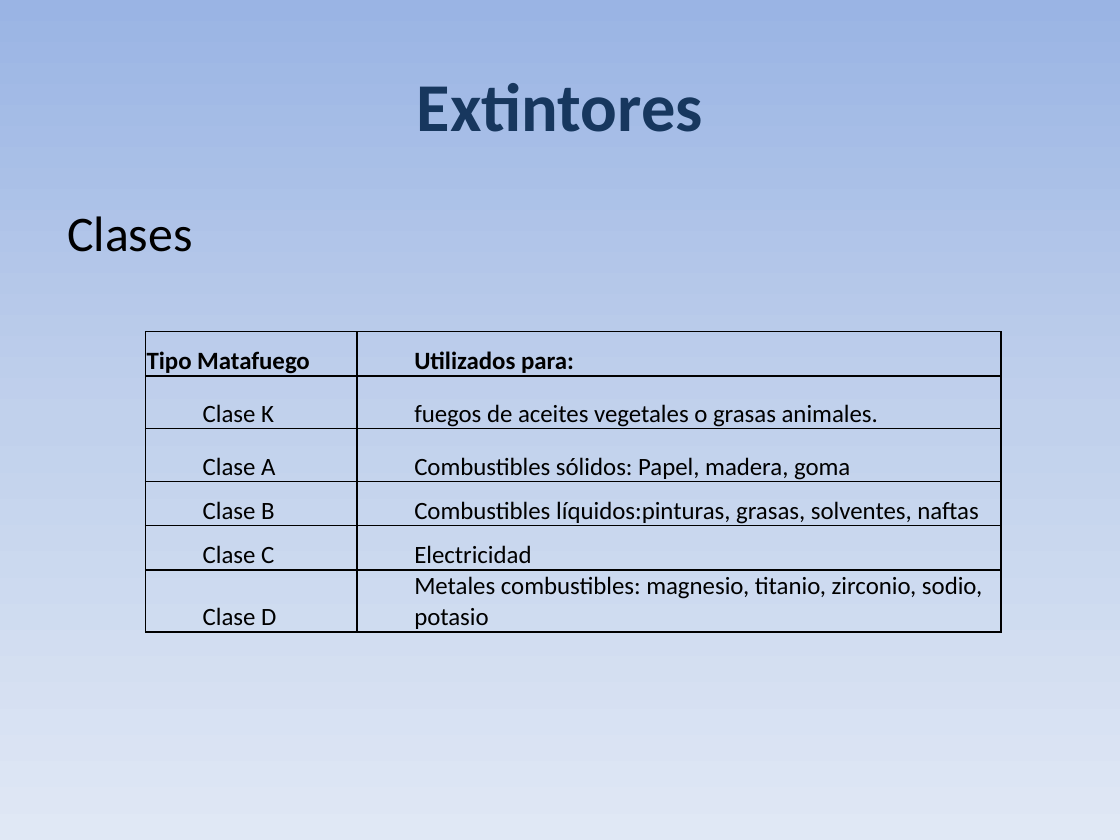
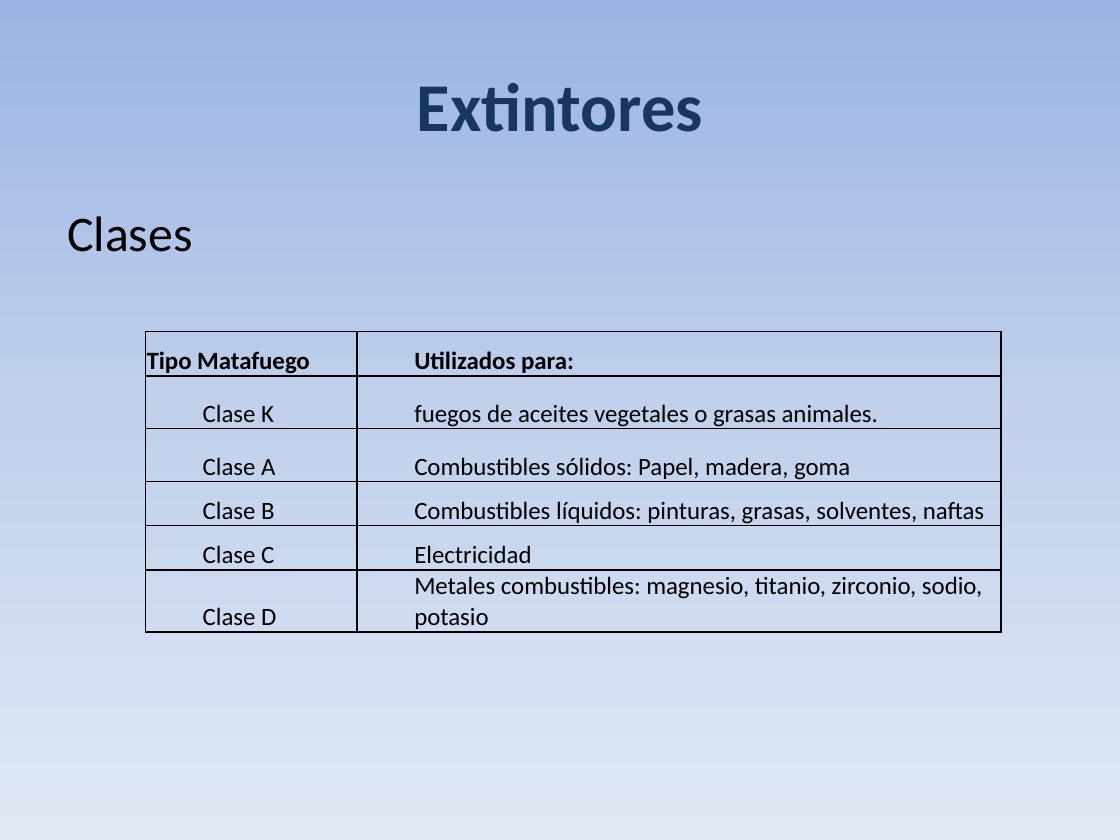
Before and after one commit to xipone/adm-recursos-2012, a slide deck: slide 3 of Seguridad-Higiene/Trabajo de Higiene y Seguridad.pptx. Drawn at 1120x840 pixels with LibreOffice and Linux fonts; fonts in the diff are those of the drawing. Boxes give left, top, right and bottom in pixels: in the first picture for what was removed or moved away, otherwise in the second. Text is boxed around its words. In the diff, an @@ line names an element or a change of style, - is before the commit and + after.

```diff
--- a/Seguridad-Higiene/Trabajo de Higiene y Seguridad.pptx
+++ b/Seguridad-Higiene/Trabajo de Higiene y Seguridad.pptx
@@ table at (146,332,1001,633) @@
-row 4, column 2: Combustibles líquidos:pinturas, grasas, solventes, naftas
+row 4, column 2: Combustibles líquidos: pinturas, grasas, solventes, naftas
```
Also in this commit, not shown: 3 other slides changed, 1 slide removed, 2 other files.
